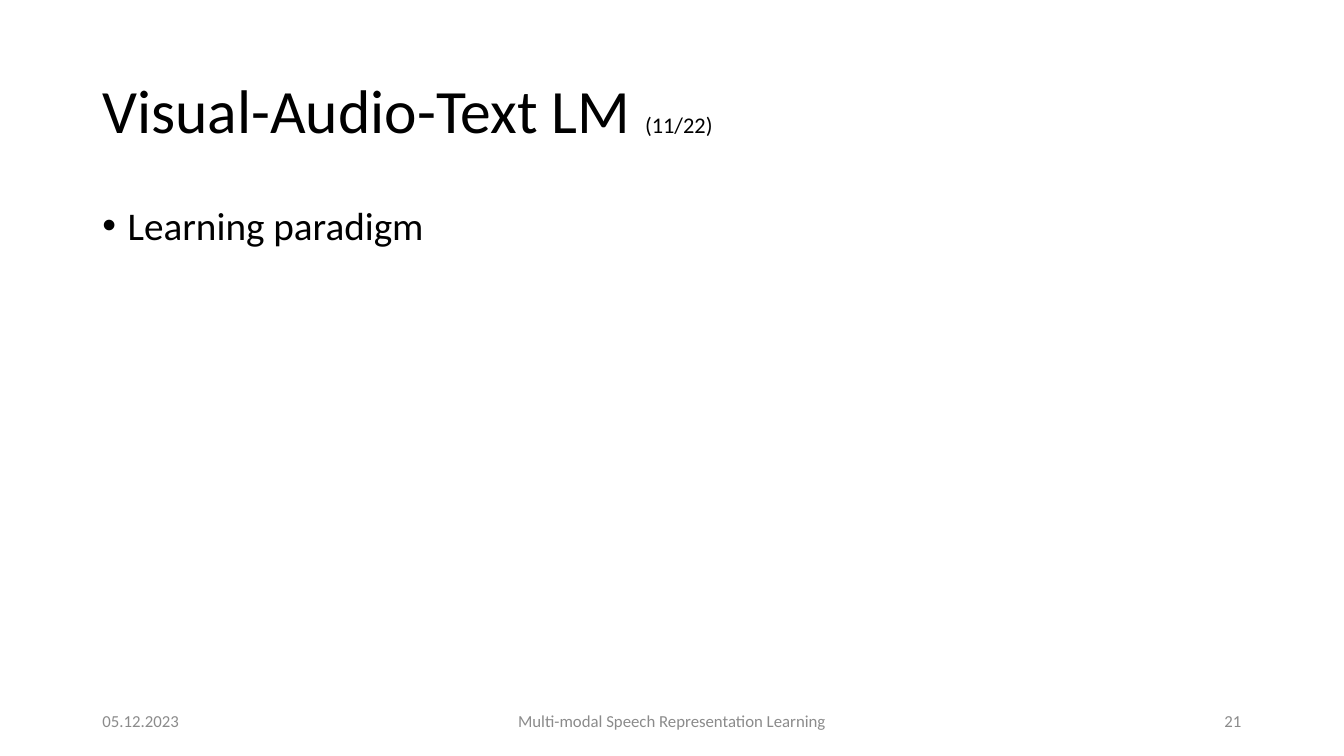
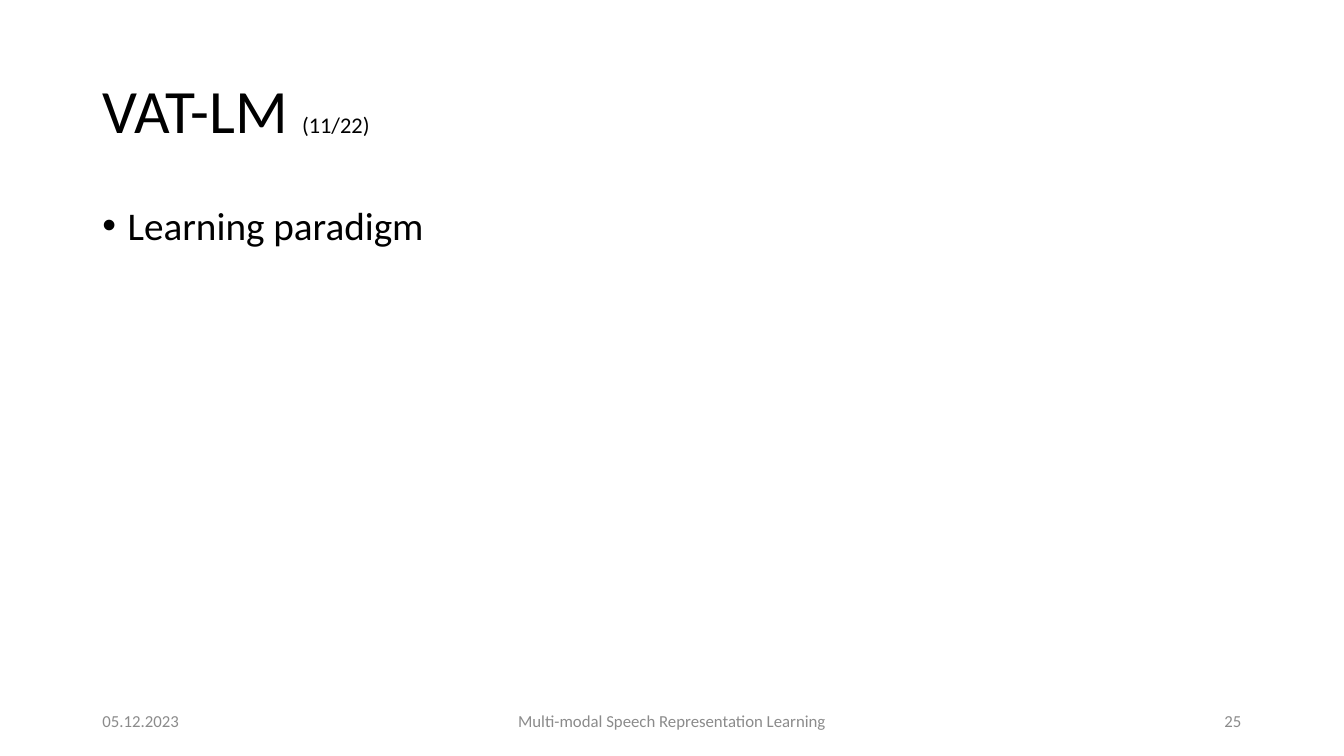
Before and after one commit to carlos-schmidt/nn-seminar, a slide deck: slide 25 of presentation.pptx (slide 21 before the commit). Drawn at 1344x756 pixels with LibreOffice and Linux fonts; fonts in the diff are those of the drawing. Boxes give left, top, right and bottom in pixels: in the first picture for what was removed or moved away, otherwise in the second. Text is boxed around its words. In the diff, an @@ line names an element or a change of style, - is before the commit and + after.

```diff
--- a/presentation.pptx
+++ b/presentation.pptx
@@ title at (x1=102, y1=93, x2=369, y2=136): text changed; size 44 to 16 pt @@
-Visual-Audio-Text LM (11/22)
+VAT-LM (11/22)
@@ page number at (x1=1224, y1=716, x2=1241, y2=727): text changed @@
-21
+25
```
Also in this commit, not shown: 8 other slides changed, 4 slides added, 1 other file.
